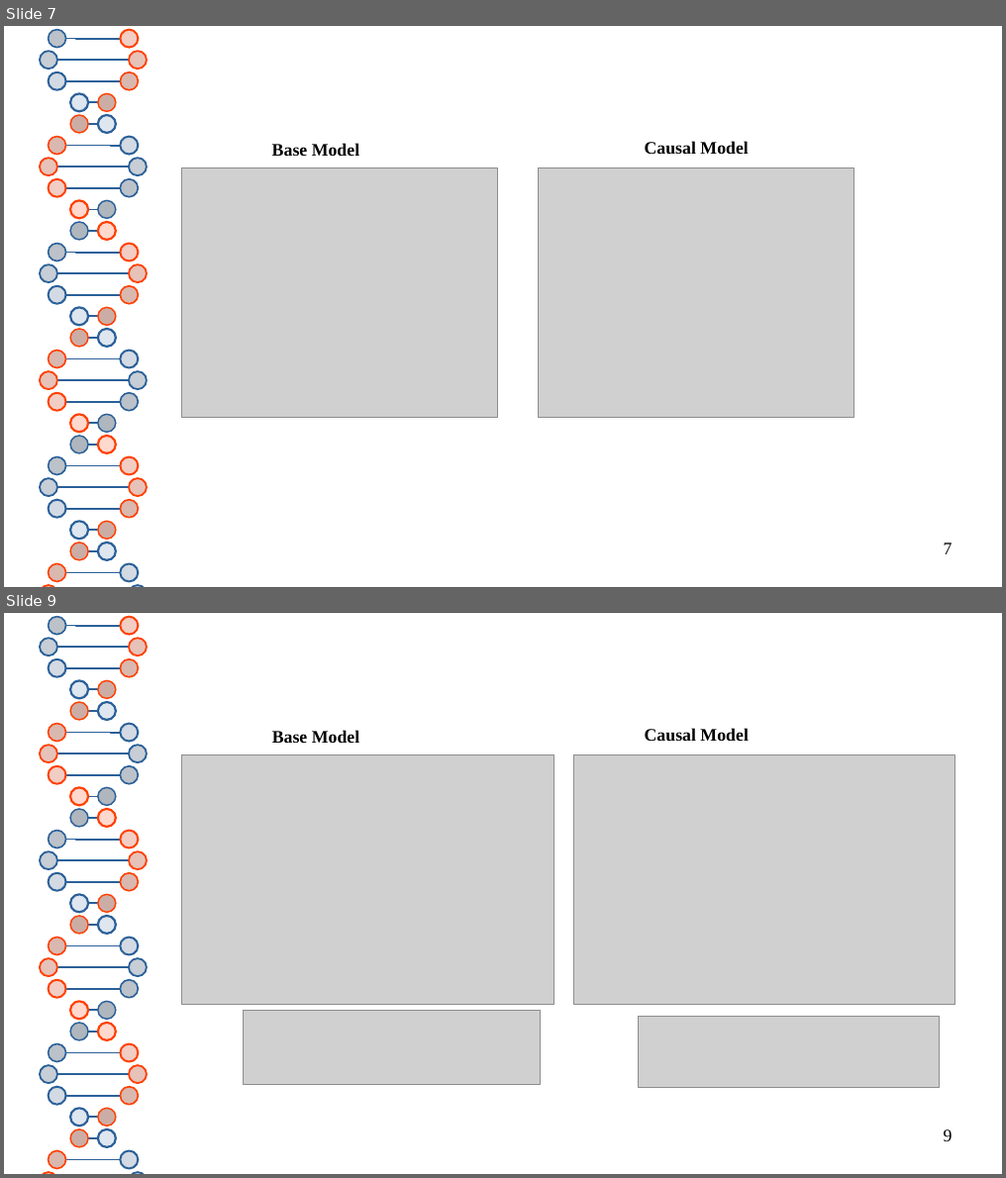
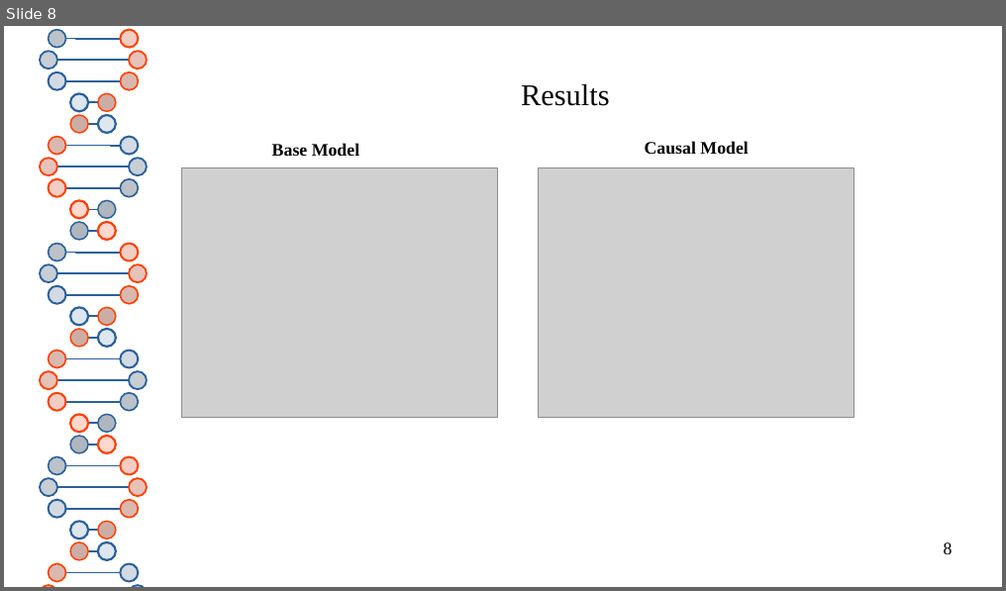
Before and after one commit to thash-jkr/Schrodinger-PINN, a slide deck: report/progress_presentation.odp. Shown one above the other, each under a label of ours: slides 7 and 9 before the commit, slide 8 after it; the slides between them are not shown. The pictures are 1006x1178 and 1006x591 pixels, drawn with LibreOffice and Linux fonts; fonts in the diff are those of the drawing; grey boxes stand for pictures. Boxes give left, top, right and bottom in pixels: in the first picture for what was removed or moved away, otherwise in the second. Text is boxed around its words. In the diff, an @@ line names an element or a change of style, - is before the commit and + after.

```diff
--- a/report/progress_presentation.odp
+++ b/report/progress_presentation.odp
@@ slide 9 removed at [4, 613, 1002, 1174], background #FFFFFF; not listed: 80 template elements that a slide beside it also shows @@
@@ text removed at [272, 730, 359, 743] @@
-Base Model
@@ text removed at [645, 728, 747, 742] @@
-Causal Model
@@ picture removed at [182, 756, 554, 1005] @@
@@ picture removed at [574, 756, 955, 1005] @@
@@ picture removed at [243, 1011, 541, 1084] @@
@@ picture removed at [638, 1016, 939, 1087] @@
@@ page number removed at [944, 1130, 952, 1142] @@
-9
@@ what was slide 7 is now slide 8 @@
@@ slide 8 changed as well @@
@@ title added at [521, 84, 610, 106], 24 pt, text #050505 @@
+Results
@@ page number at [944, 543, 952, 555]: text changed @@
-7
+8
```
Also in this commit, not shown: 15 other slides changed, 3 slides added, 5 other slides removed, 5 other files.
